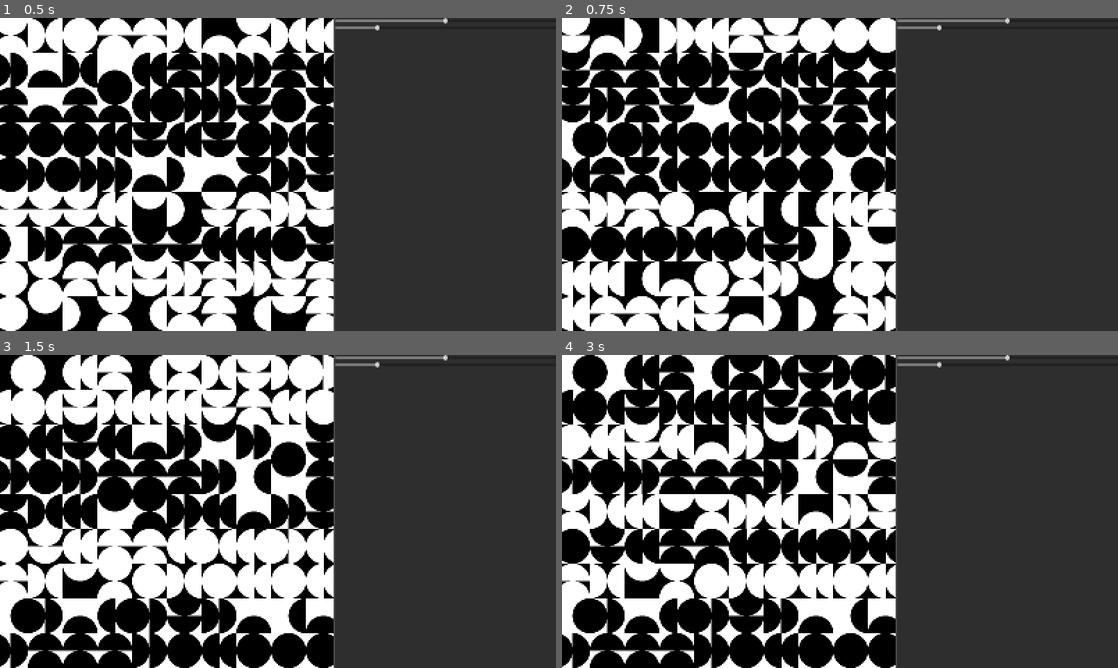
Above: before the commit, frames 1-4 (two rows, left to right).
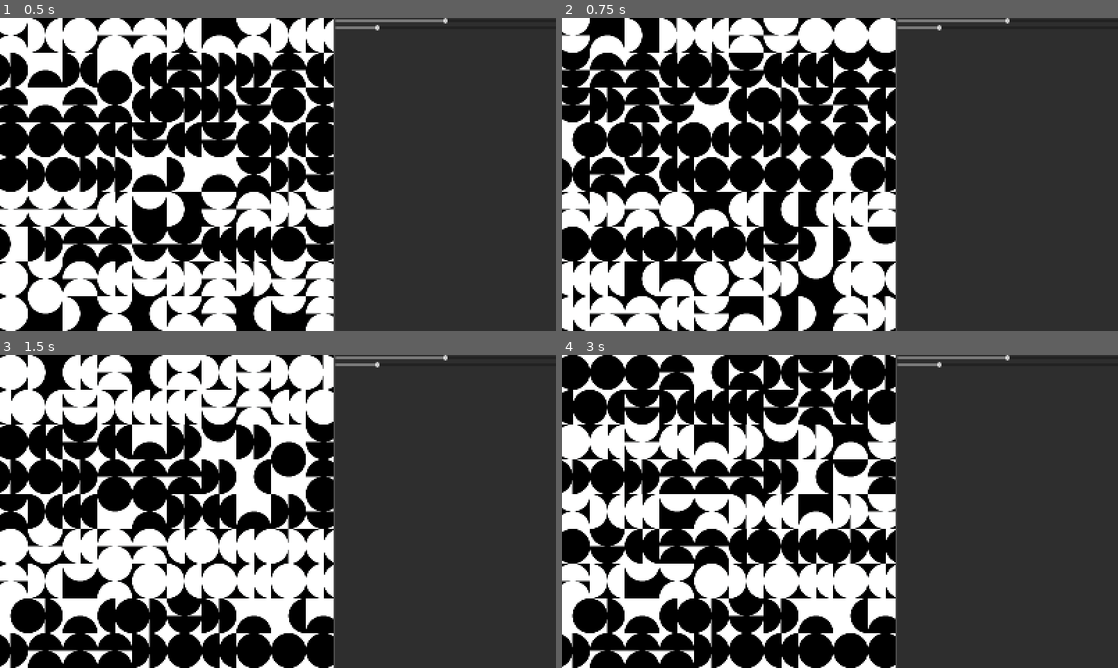
Above: after the commit, the same moments.

Repository: rio-raimundo/Sykora-painting-recreation
Game: Godot game, scene res://scenes/main-scene.tscn
The game is run twice, just before and just after one commit, with the same random seed, the same clock (stepped at 60 frames per second) and the same inputs.
Inputs (mouse positions are in pixels of both pictures, inside the frame that each line leads up to):
- Up to frame 1 (0.5 s): no input
- Up to frame 2 (0.75 s): tap Enter at 0.5 s; move the mouse to (728, 174) at 0.52 s; tap P at 0.6 s; click (728, 174) at 0.67 s
- Up to frame 3 (1.5 s): tap Space at 1.25 s; move the mouse to (11, 373) at 1.27 s; hold S from 1.28 s (still down); tap R at 1.35 s; click (11, 373) at 1.42 s
- Up to frame 4 (3 s): tap Enter at 2 s; move the mouse to (606, 373) at 2.02 s; release S at 2.03 s; tap H at 2.1 s; click (606, 373) at 2.17 s; tap Space at 2.75 s; move the mouse to (639, 373) at 2.77 s; tap C at 2.85 s; click (639, 373) at 2.92 s

Frame 1 is identical in both runs. In frame 2, 0.3% of the frame differs, in the area x 23-30%, y 44-56%; in frame 3, 0.3%; in frame 4, 0.9%, in the area x 0-18%, y 0-12%.

Commit message:
Neatened the code!

Diff:
--- a/scripts/grid.gd
+++ b/scripts/grid.gd
@@ -1,88 +1,65 @@
 extends Node2D
 
-# --- INITIALISE VARIABLES ---
-# Manually declared variables
-# length (height and width) of a cell (px)
-var cell_size: float:
-	set(new_value):
-		cell_size = new_value
-		_generate_all()
-	get:
-		return cell_size
-
-const WORLD_ROTATION: float = 0
-const N_SEMICIRCLE_SEGMENTS: int = 64
-const P_IS_WHITE = 0.5  # probability that a given row's background color is white
-
+# --- INITIALISE OBJECT AND SCRIPT REFERENCES ---
+@onready var viewport: Viewport = get_viewport()
 const GridSquareScene = preload("res://scenes/grid_square.tscn")
 var h = Helpers
 
-# Load in class for specified pattern
-# Each class contains an array of starting probabilities and an array of textures, which are passed through to the GridSquares instances
-# Current available patterns can be found by querying PatternsList.PatternNames
-var pattern = PatternsList.Patterns[PatternsList.PatternNames.SEMICIRCLES]
-
-# Initialise variables
-var viewport_size
-var show_shapes = true
-var cell_dim: Vector2 = Vector2(cell_size, cell_size)
-var n_cells: Vector2
-var grid_dimensions: Vector2
-var origin: Vector2
-var grid_squares = []
-var min_cell_size  # initialised in main_layout by the minimum value of the cell_size slider
-
-# Handle varaible initialisations that require ready
-@onready var viewport: Viewport = get_viewport()
-
-# --- MAIN FUNCTIONS ---
+# Load in the pattern map to draw (logic in PatternsList file)
+# Options at time of writing = [TRIANGLES1, SEMICIRCLES]
+var pattern_map = PatternsList.Patterns[PatternsList.PatternNames.SEMICIRCLES]
+
+
+# --- INITIALISE VARIABLES ---
+const P_IS_WHITE = 0.5			# Starting probability that a given row's background color is white
+var show_shapes = true			# Whether shapes should be draw. starts as true, can be changed via UI
+
+var n_cells: Vector2			# Number of cells to draw on screen. Determined dynamically by cell and viewport size
+var grid_dim: Vector2			# Dimensions of the cell grid
+var grid_origin: Vector2		# Top left corner of the cell grid. Calculated so grid centre is at (0,0)
+var grid_squares = []			# 2D Array of GridSquareScene object references to be drawn to the viewport
+
+
+# --- INITIALISE GETTERS AND SETTERS ---
+# Length (height and width) of a cell (px)
+var cell_size: float:
+	set(val):
+		cell_size = val
+		if min_cell_size != null: _generate_all()
+
+# Minimum cell size that it is possible to set using the slider.
+# Used to calculate total number of grid square objects to initialise
+var min_cell_size: float:
+	set(val):
+		min_cell_size = val
+		print('minimum cell size = ', min_cell_size)
+
+# Size of the nearest viewport or subviewport
+var viewport_size: Vector2:
+	set(val):
+		# When viewport size is changed, we re-render everything. Does not affect window resizes.
+		viewport_size = val
+
+		# We want to calculate number of cells as (rows, cols), so first we swap viewport coords (which are x,y)
+		var viewport_rc = Vector2(viewport_size[1], viewport_size[0])
+		# To convert, we want to know how many squares would fill the DIAGONAL of our viewport, since this will allow any rotation without gaps
+		n_cells = ceil(sqrt(2) * viewport_rc / cell_size)
+
+		# Origin is the centrepoint of the viewport minus the centre_point of the grid
+		grid_dim = Vector2(n_cells[1], n_cells[0]) * cell_size
+		_generate_all()
+
+
+# --- GENERATION FUNCTIONS ---
 func _ready():
 	# Seed the random seed generator with a unique value
 	randomize()
 
-	# We establish a signal to execute when the viewport size is changed.
-	viewport.size_changed.connect(_on_viewport_size_changed)
-	_on_viewport_size_changed()  # Handle drawing everything
-
-	print('minimum cell size = ', min_cell_size)
-
-
-func _on_viewport_size_changed():
-	# Here we update variables
-	viewport_size = get_viewport().size
-
-	# We want to calculate number of cells as (rows, cols), so first we swap viewport coords (which are x,y)
-	var viewport_rc = Vector2(viewport_size[1], viewport_size[0])
-	# To convert, we want to know how many squares would fill the DIAGONAL of our viewport, since this will allow any rotation without gaps
-	n_cells = ceil(sqrt(2) * viewport_rc / cell_size)
-
-	# Origin is the centrepoint of the viewport minus the centre_point of the grid
-	grid_dimensions = Vector2(n_cells[1], n_cells[0]) * cell_size
-	_generate_all()
-
-func _on_grid_square_clicked(
-	id: Vector2i,
-	button_index
-):
-	var g = grid_squares[id[0]][id[1]]
-
-	# Left clicks cycle through patterns
-	if button_index == MOUSE_BUTTON_LEFT:
-		g.current_pattern_idx = (g.current_pattern_idx + 1) % len(pattern.textures)
-
-	# Right clicks cycle through the color of a line
-	# So we have to get all the squares in that line
-	elif button_index == MOUSE_BUTTON_RIGHT:
-		for square in grid_squares[id[0]]:
-			square.is_white = !square.is_white
-
-	# Scrolling handles the rotation
-	elif button_index == MOUSE_BUTTON_WHEEL_UP:
-		g.orientation = fmod(g.orientation + 90, 360)
-	elif button_index == MOUSE_BUTTON_WHEEL_DOWN:
-		g.orientation = fmod(g.orientation - 90, 360)
-
-	queue_redraw()
+	# Establish a signal to keep local variable updated with current viewport size, then call it with initial vport size
+	var update_viewport_size = func(): self.viewport_size = get_viewport().size
+	viewport.size_changed.connect(update_viewport_size)
+	update_viewport_size.call()
+
 
 func _generate_all():
 	_generate_grid_squares()
@@ -93,14 +70,14 @@
 func _generate_grid_squares():
 	# Points are relative to (0, 0) so they are the same for all squares
 	grid_squares = []
-	var points = gen_square_points(cell_dim)
+	var points = gen_rectangle_points(Vector2(cell_size, cell_size))
 
 	# Initialise grid_squares object
 	for row in range(n_cells[0]):  # rows, so y
 		grid_squares.append([])
 		for col in range(n_cells[1]):  # cols, so x
 			# Calculate the position for this square
-			var position = (Vector2(col+0.5, row+0.5))  * cell_size - (grid_dimensions/2)
+			var position = (Vector2(col+0.5, row+0.5))  * cell_size - (grid_dim/2)
 
 			# Initialise our grid square scene as a child and call the setup function
 			var instance = GridSquareScene.instantiate()
@@ -110,7 +87,7 @@
 				position,
  				cell_size,
 				points,
-				pattern.textures
+				pattern_map.textures
 			)
 			instance.square_clicked.connect(_on_grid_square_clicked)
 			grid_squares[row].append(instance)
@@ -135,19 +112,19 @@
 		for row in range(n_cells[0]):
 			for col in range(n_cells[1]):
 				var grid_orientation = (int(randf()*4) * 90)
-				var initial_pattern_idx = h.weighted_random(pattern.initial_probabilities)
+				var initial_pattern_idx = h.weighted_random(pattern_map.initial_probabilities)
 				grid_squares[row][col].initial_pattern_idx = initial_pattern_idx
 				grid_squares[row][col].orientation = grid_orientation
 
 func _generate_shapes():
 	# Draw patterns using a weighted random of the surrounding initial patterns
 	for row in range(n_cells[0]):
-		# Initialise counts array to keep track of pattern idxs in adjacent squares
+		# Initialise counts array to keep track of pattern_map idxs in adjacent squares
 		var counts = []
-		counts.resize(len(pattern.textures))
+		counts.resize(len(pattern_map.textures))
 		counts.fill(0)
 
-		# Start with the first pattern in the row
+		# Start with the first pattern_map in the row
 		counts[grid_squares[row][0].initial_pattern_idx] += 1
 		for col in range(n_cells[1]):
 			var g = grid_squares[row][col]
@@ -161,11 +138,34 @@
 			# Update the current pattern_name idx of the grid square
 			g.set_pattern(h.weighted_random(counts))
 
-func _draw():
-	pass
-
-# Handle inputs
-# TODO SHIFT THROUGH PATTERNS ON LEFT CLICK, ROTATE ON RIGHT CLICK, LOCK ON MIDDLE?
+
+# --- SIGNAL FUNCTIONS ---
+# Handles clicks to grid squares, passing through the unique ID of the square and the index of the button press
+func _on_grid_square_clicked(
+	id: Vector2i,
+	button_index
+):
+	var g = grid_squares[id[0]][id[1]]
+
+	# Left clicks cycle through patterns
+	if button_index == MOUSE_BUTTON_LEFT:
+		g.current_pattern_idx = (g.current_pattern_idx + 1) % len(pattern_map.textures)
+
+	# Right clicks cycle through the color of a line
+	# So we have to get all the squares in that line
+	elif button_index == MOUSE_BUTTON_RIGHT:
+		for square in grid_squares[id[0]]:
+			square.is_white = !square.is_white
+
+	# Scrolling handles the rotation
+	elif button_index == MOUSE_BUTTON_WHEEL_UP:
+		g.orientation = fmod(g.orientation + 90, 360)
+	elif button_index == MOUSE_BUTTON_WHEEL_DOWN:
+		g.orientation = fmod(g.orientation - 90, 360)
+
+	queue_redraw()
+
+# Handles key press inputs and their effects on the game world
 func _input(event):
 	const LEGAL_KEYS = [KEY_S, KEY_P, KEY_R, KEY_H, KEY_C]
 
@@ -197,17 +197,13 @@
 		queue_redraw()
 
 
-# Shape drawing functions
-func gen_square_points(
-	dimensions: Vector2,
-	centre: Vector2 = Vector2(0, 0),
-):
-	var points = [
-		centre + Vector2(-dimensions.x/2, -dimensions.y/2),
-		centre + Vector2(+dimensions.x/2, -dimensions.y/2),
-		centre + Vector2(+dimensions.x/2, +dimensions.y/2),
-		centre + Vector2(-dimensions.x/2, +dimensions.y/2),
+# --- HELPER FUNCTIONS ---
+# Generate the points of a rectangle with given dimensions and centre at (0,0)
+# TODO maybe move this to helpers?
+func gen_rectangle_points(dimensions: Vector2):
+	return [
+		Vector2(-dimensions.x/2, -dimensions.y/2),
+		Vector2(+dimensions.x/2, -dimensions.y/2),
+		Vector2(+dimensions.x/2, +dimensions.y/2),
+		Vector2(-dimensions.x/2, +dimensions.y/2),
 	]
-
-	# Rotate the points and return
-	return points
